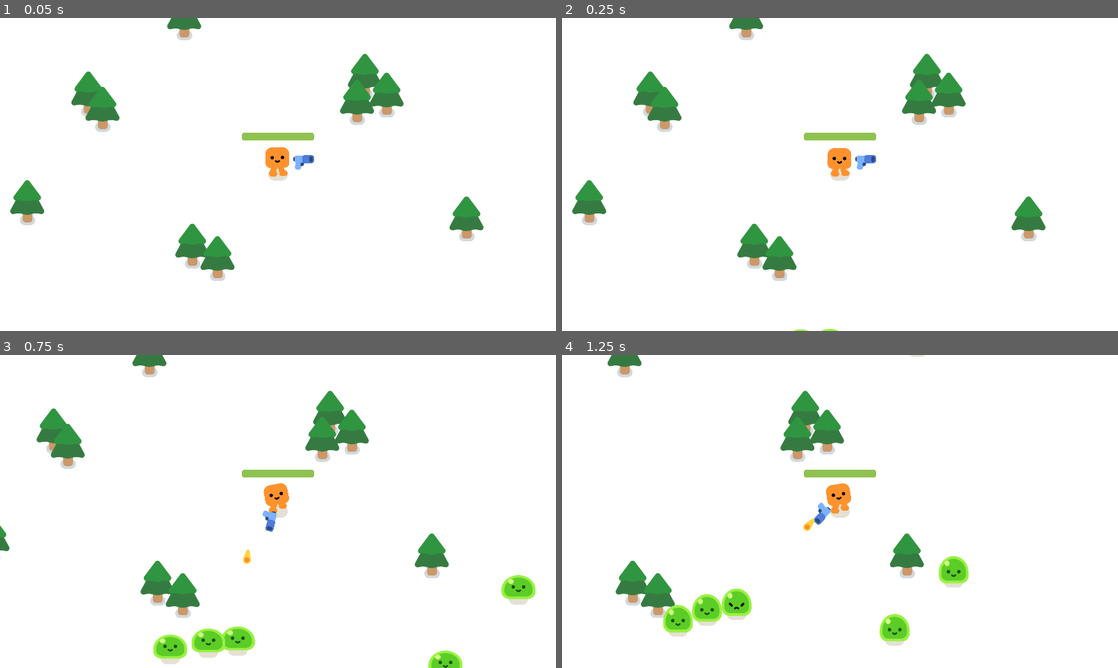
Above: before the commit, frames 1-4 (two rows, left to right).
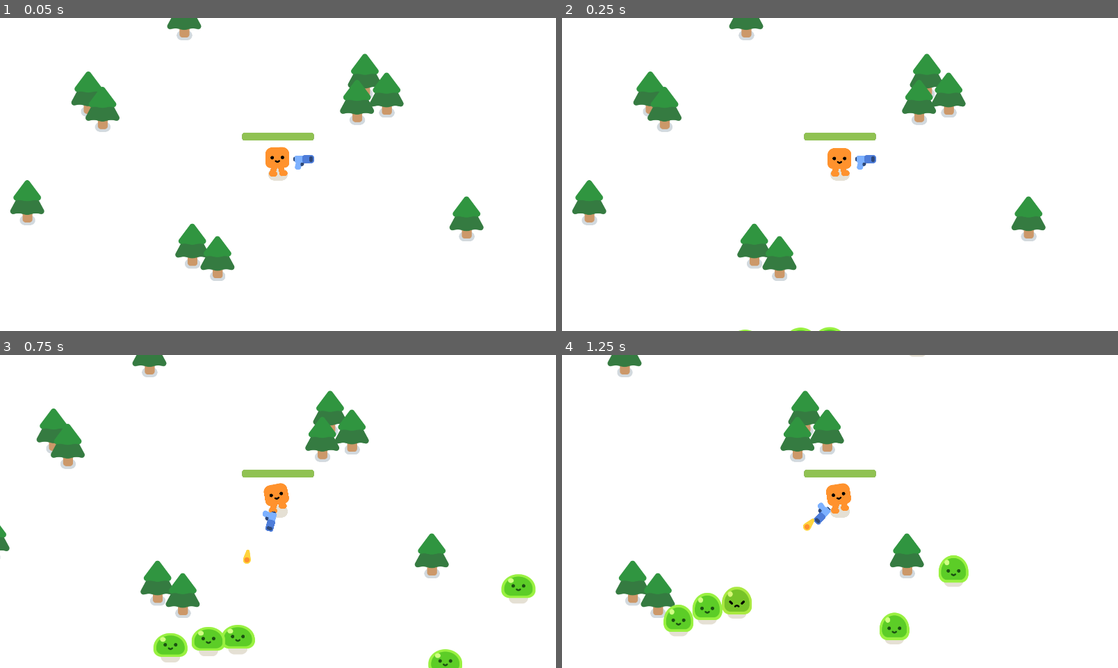
Above: after the commit, the same moments.

Repository: hanazzz/vampire-survivor-style-game
Game: Godot game, scene res://survivor_game.tscn
Same seed, same stepped clock (60 frames per second), same inputs: the game is played once before the commit and once after it.
Inputs:
- Up to frame 1 (0.05 s): no input
- Up to frame 2 (0.25 s): no input
- Up to frame 3 (0.75 s): hold D (move_right) from 0.53 s (still down)
- Up to frame 4 (1.25 s): keep holding D (move_right)

Frame 1 is identical in both runs. In frame 2, less than 0.1% of the frame differs, in the area x 31-51%, y 98-100%; in frame 3, 0.8%; in frame 4, 0.9%, in the area x 18-74%, y 47-93%.

Commit message:
Add game over screen

Diff:
--- a/survivor_game.gd
+++ b/survivor_game.gd
@@ -21,5 +21,11 @@
 	add_child(new_mob)
 
 
+# Spawn mob on timer
 func _on_timer_timeout() -> void:
 	spawn_mob()
+
+
+func _on_player_health_depleted() -> void:
+	%GameOver.visible = true
+	get_tree().paused = true
--- a/survivor_game.tscn
+++ b/survivor_game.tscn
@@ -27,6 +27,7 @@
 
 [node name="Path2D" type="Path2D" parent="Player"]
 position = Vector2(-1008, -563)
+scale = Vector2(1, 0.99536955)
 curve = SubResource("Curve2D_kbdm8")
 
 [node name="PathFollow2D" type="PathFollow2D" parent="Player/Path2D"]
@@ -63,8 +64,37 @@
 [node name="PineTree10" parent="." instance=ExtResource("2_8id3q")]
 position = Vector2(799, 906)
 
-[node name="Timer" type="Timer" parent="."]
+[node name="MobSpawnTimer" type="Timer" parent="."]
 wait_time = 0.3
 autostart = true
 
-[connection signal="timeout" from="Timer" to="." method="_on_timer_timeout"]
+[node name="GameOver" type="CanvasLayer" parent="."]
+unique_name_in_owner = true
+visible = false
+
+[node name="ColorRect" type="ColorRect" parent="GameOver"]
+anchors_preset = 15
+anchor_right = 1.0
+anchor_bottom = 1.0
+grow_horizontal = 2
+grow_vertical = 2
+color = Color(0, 0, 0, 0.81960785)
+
+[node name="Label" type="Label" parent="GameOver/ColorRect"]
+layout_mode = 1
+anchors_preset = 8
+anchor_left = 0.5
+anchor_top = 0.5
+anchor_right = 0.5
+anchor_bottom = 0.5
+offset_left = -43.5
+offset_top = -11.5
+offset_right = 43.5
+offset_bottom = 11.5
+grow_horizontal = 2
+grow_vertical = 2
+theme_override_font_sizes/font_size = 146
+text = "Game Over"
+
+[connection signal="health_depleted" from="Player" to="." method="_on_player_health_depleted"]
+[connection signal="timeout" from="MobSpawnTimer" to="." method="_on_timer_timeout"]
